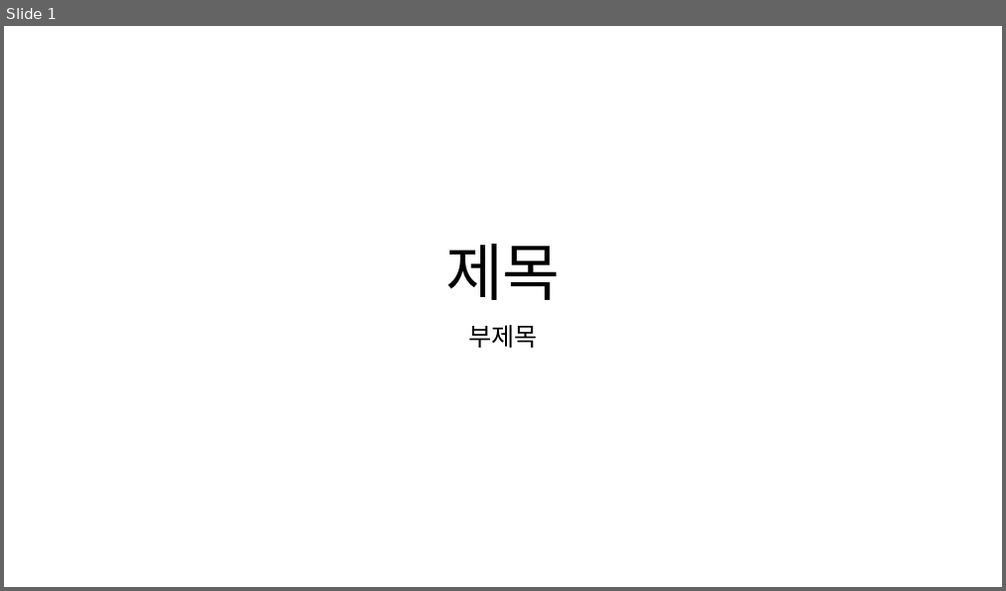
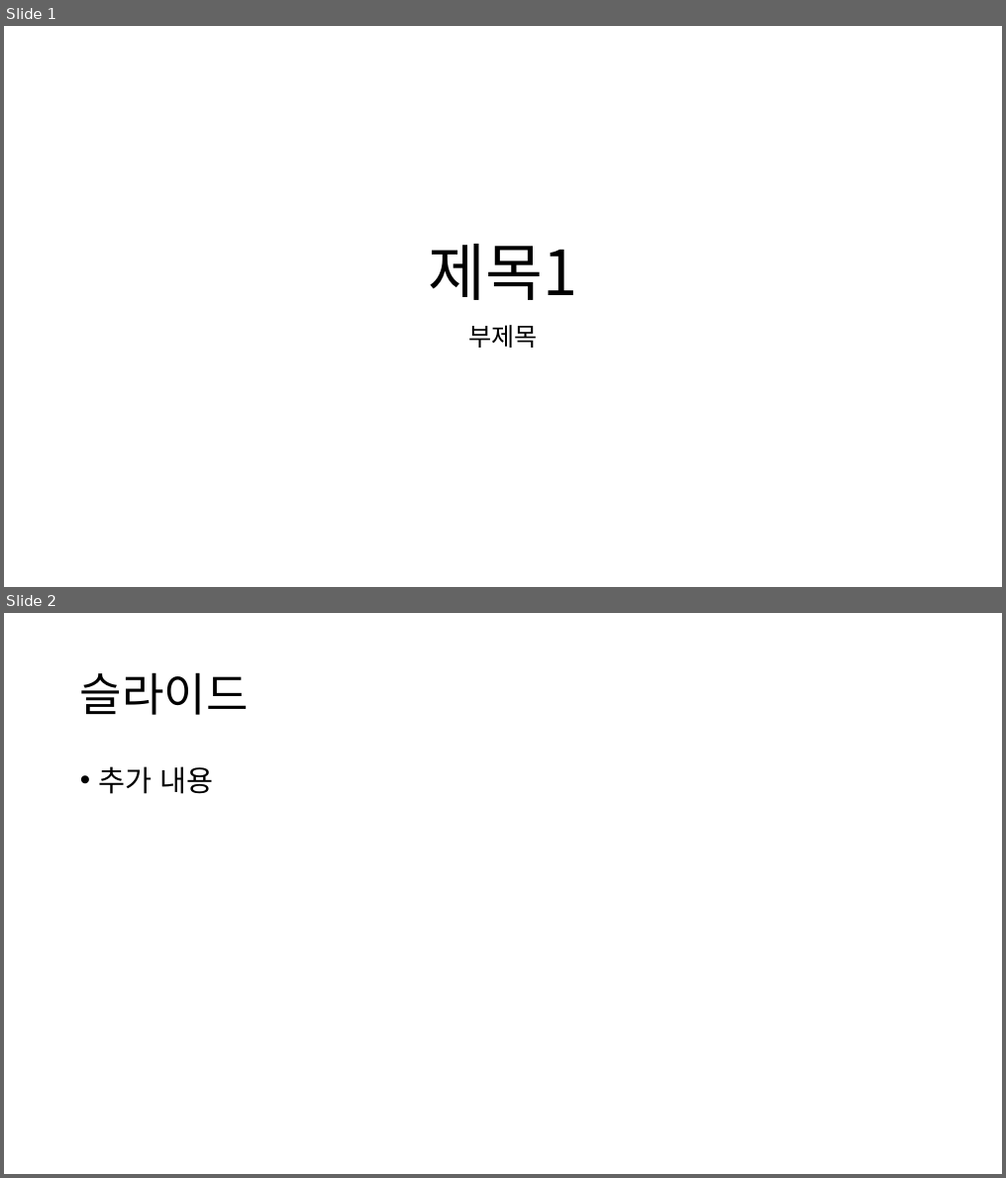
Before and after one commit to jsmarum/my-repo, a slide deck: hello.pptx. Shown one above the other, each under a label of ours: slide 1 before the commit, slides 1 and 2 after it. The pictures are 1006x591 and 1006x1178 pixels, drawn with LibreOffice and Linux fonts; fonts in the diff are those of the drawing. Boxes give left, top, right and bottom in pixels: in the first picture for what was removed or moved away, otherwise in the second. Text is boxed around its words. In the diff, an @@ line names an element or a change of style, - is before the commit and + after.

Commit message:
v7

```diff
--- a/hello.pptx
+++ b/hello.pptx
@@ slide 2 added at bbox=[4, 613, 1002, 1174], background #FFFFFF @@
@@ title added at bbox=[80, 672, 249, 715], 44 pt, text #000000 @@
+슬라이드
@@ text added at bbox=[99, 766, 214, 794], 28 pt, text #000000 @@
+• 추가 내용
@@ slide 1 changed as well @@
@@ title at bbox=[429, 244, 578, 300]: text changed @@
-제목
+제목1
```
